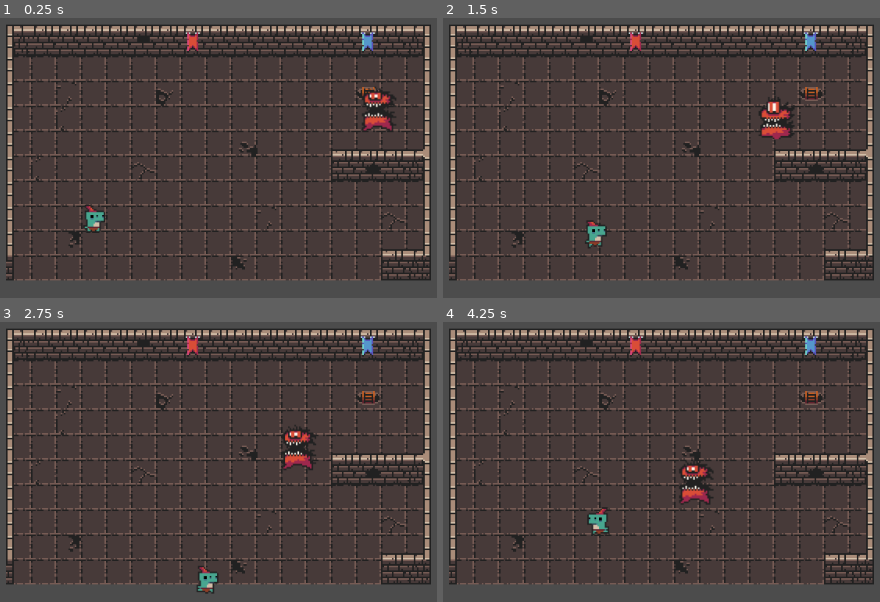
Above: before the commit, frames 1-4 (two rows, left to right).
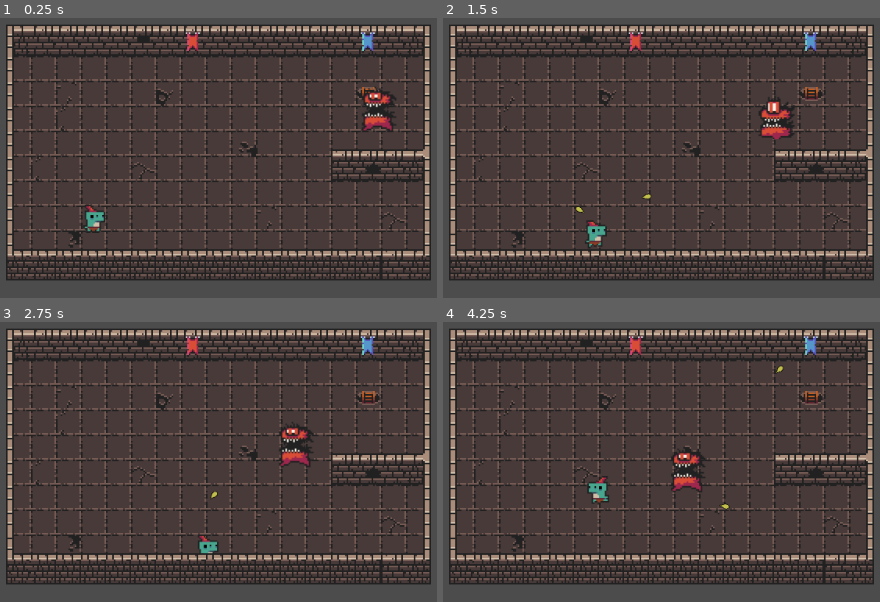
Above: after the commit, the same moments.

Repository: astafford2/Sticky-n-Stoned
Game: Godot game, scene res://src/Testing.tscn
Same seed, same stepped clock (60 frames per second), same inputs: the game is played once before the commit and once after it. Before the commit the project has no main scene; this scene is started directly in both runs.
Inputs (mouse positions are in pixels of both pictures, inside the frame that each line leads up to):
- Up to frame 1 (0.25 s): no input
- Up to frame 2 (1.5 s): move the mouse to (875, 141) at 0.52 s; hold D (move_right) 0.53-1.28 s; click (875, 141) at 0.6 s; move the mouse to (539, 188) at 1.27 s; hold S (move_down) from 1.28 s (still down); click (539, 188) at 1.35 s
- Up to frame 3 (2.75 s): move the mouse to (336, 366) at 2.02 s; release S (move_down) at 2.03 s; hold D (move_right) from 2.03 s (still down); click (336, 366) at 2.1 s
- Up to frame 4 (4.25 s): move the mouse to (657, 562) at 2.77 s; release D (move_right) at 2.78 s; hold W (move_up) 2.78-3.53 s; click (657, 562) at 2.85 s; move the mouse to (outside the picture) at 3.52 s; hold A (move_left) from 3.53 s (still down); click (outside the picture) at 3.6 s

The runs differ from the first frame. In frame 1, 5.6% of the frame differs, in the area x 1-88%, y 76-94%; in frame 2, 5.7%; in frame 3, 6.8%; in frame 4, 7.5%, in the area x 1-88%, y 15-94%.

Commit message:
added basic shooting and glue functionality

Diff:
--- a/project/project.godot
+++ b/project/project.godot
@@ -16,6 +16,7 @@
 [application]
 
 config/name="Sticky & Stoned"
+run/main_scene="res://src/Testing.tscn"
 config/icon="res://icon.png"
 
 [input]
@@ -40,6 +41,16 @@
 "events": [ Object(InputEventKey,"resource_local_to_scene":false,"resource_name":"","device":0,"alt":false,"shift":false,"control":false,"meta":false,"command":false,"pressed":false,"scancode":83,"unicode":0,"echo":false,"script":null)
  ]
 }
+shoot_glue={
+"deadzone": 0.5,
+"events": [ Object(InputEventMouseButton,"resource_local_to_scene":false,"resource_name":"","device":0,"alt":false,"shift":false,"control":false,"meta":false,"command":false,"button_mask":0,"position":Vector2( 0, 0 ),"global_position":Vector2( 0, 0 ),"factor":1.0,"button_index":1,"pressed":false,"doubleclick":false,"script":null)
+ ]
+}
+throw_object={
+"deadzone": 0.5,
+"events": [ Object(InputEventMouseButton,"resource_local_to_scene":false,"resource_name":"","device":0,"alt":false,"shift":false,"control":false,"meta":false,"command":false,"button_mask":0,"position":Vector2( 0, 0 ),"global_position":Vector2( 0, 0 ),"factor":1.0,"button_index":2,"pressed":false,"doubleclick":false,"script":null)
+ ]
+}
 
 [rendering]
 
--- a/project/src/Testing.tscn
+++ b/project/src/Testing.tscn
@@ -27,6 +27,9 @@
 0/shapes = [  ]
 0/z_index = 0
 
+[sub_resource type="ConvexPolygonShape2D" id=2]
+points = PoolVector2Array( 0, 0, 32, 0, 32, 32, 0, 32 )
+
 [sub_resource type="ConvexPolygonShape2D" id=3]
 points = PoolVector2Array( 0, 0, 32, 0, 32, 32, 0, 32 )
 
@@ -52,39 +55,48 @@
 points = PoolVector2Array( 0, 0, 32, 0, 32, 32, 0, 32 )
 
 [sub_resource type="ConvexPolygonShape2D" id=11]
-points = PoolVector2Array( 0, 0, 32, 0, 32, 32, 0, 32 )
+points = PoolVector2Array( 22.9861, 0, 32, 0, 32, 32, 22.9861, 32 )
+
+[sub_resource type="ConvexPolygonShape2D" id=12]
+points = PoolVector2Array( 0, 0, 8.9259, 0, 8.9259, 32, 0, 32 )
+
+[sub_resource type="ConvexPolygonShape2D" id=13]
+points = PoolVector2Array( 0, 0, 9.50461, 0.0323792, 9.50461, 32, 0, 32 )
+
+[sub_resource type="ConvexPolygonShape2D" id=14]
+points = PoolVector2Array( 22.9861, 0, 32, 0, 32, 32, 22.9861, 32 )
+
+[sub_resource type="ConvexPolygonShape2D" id=15]
+points = PoolVector2Array( 0, 0, 32, 0, 32, 32, 0, 32 )
+
+[sub_resource type="ConvexPolygonShape2D" id=16]
+points = PoolVector2Array( 0, 0, 32, 0, 32, 32, 0, 32 )
+
+[sub_resource type="ConvexPolygonShape2D" id=17]
+points = PoolVector2Array( 32, 32, 23.0027, 31.841, 22.6008, 0, 32, 0 )
 
 [sub_resource type="ConvexPolygonShape2D" id=18]
-points = PoolVector2Array( 22.9861, 0, 32, 0, 32, 32, 22.9861, 32 )
+points = PoolVector2Array( 0, 0, 9.18863, 0, 9.59052, 31.841, 0, 32 )
 
 [sub_resource type="ConvexPolygonShape2D" id=19]
-points = PoolVector2Array( 0, 0, 8.9259, 0, 8.9259, 32, 0, 32 )
+points = PoolVector2Array( 0, 0, 32, 0, 32, 32, 0, 32 )
 
 [sub_resource type="ConvexPolygonShape2D" id=20]
-points = PoolVector2Array( 0, 0, 9.50461, 0.0323792, 9.50461, 32, 0, 32 )
+points = PoolVector2Array( 32, 32, 0, 32, 0, 0, 32, 0 )
 
 [sub_resource type="ConvexPolygonShape2D" id=21]
-points = PoolVector2Array( 22.9861, 0, 32, 0, 32, 32, 22.9861, 32 )
-
-[sub_resource type="ConvexPolygonShape2D" id=12]
-points = PoolVector2Array( 0, 0, 32, 0, 32, 32, 0, 32 )
-
-[sub_resource type="ConvexPolygonShape2D" id=13]
-points = PoolVector2Array( 0, 0, 32, 0, 32, 32, 0, 32 )
-
-[sub_resource type="ConvexPolygonShape2D" id=14]
-points = PoolVector2Array( 0, 0, 32, 0, 32, 32, 0, 32 )
-
-[sub_resource type="ConvexPolygonShape2D" id=15]
-points = PoolVector2Array( 0, 0, 32, 0, 32, 32, 0, 32 )
-
-[sub_resource type="ConvexPolygonShape2D" id=16]
-points = PoolVector2Array( 0, 0, 32, 0, 32, 32, 0, 32 )
-
-[sub_resource type="ConvexPolygonShape2D" id=17]
-points = PoolVector2Array( 0, 0, 32, 0, 32, 32, 0, 32 )
-
-[sub_resource type="TileSet" id=2]
+points = PoolVector2Array( 0, 0, 32, 0, 32, 32, 0, 32 )
+
+[sub_resource type="ConvexPolygonShape2D" id=22]
+points = PoolVector2Array( 0, 0, 32, 0, 32, 32, 0, 32 )
+
+[sub_resource type="ConvexPolygonShape2D" id=23]
+points = PoolVector2Array( 32, 32, 23.9566, 32, 23.9566, 0, 32, 0 )
+
+[sub_resource type="ConvexPolygonShape2D" id=24]
+points = PoolVector2Array( 0, 0, 8.83548, 0, 9.23737, 32, 0, 32 )
+
+[sub_resource type="TileSet" id=25]
 0/name = "WallsHorz"
 0/texture = ExtResource( 1 )
 0/tex_offset = Vector2( 0, 0 )
@@ -102,62 +114,62 @@
 0/navigation_offset = Vector2( 0, 0 )
 0/shape_offset = Vector2( 0, 0 )
 0/shape_transform = Transform2D( 1, 0, 0, 1, 0, 0 )
-0/shape = SubResource( 3 )
+0/shape = SubResource( 2 )
 0/shape_one_way = false
 0/shape_one_way_margin = 1.0
 0/shapes = [ {
 "autotile_coord": Vector2( 0, 1 ),
 "one_way": false,
 "one_way_margin": 1.0,
+"shape": SubResource( 2 ),
+"shape_transform": Transform2D( 1, 0, 0, 1, 0, 0 )
+}, {
+"autotile_coord": Vector2( 1, 1 ),
+"one_way": false,
+"one_way_margin": 1.0,
 "shape": SubResource( 3 ),
 "shape_transform": Transform2D( 1, 0, 0, 1, 0, 0 )
 }, {
-"autotile_coord": Vector2( 1, 1 ),
+"autotile_coord": Vector2( 2, 1 ),
 "one_way": false,
 "one_way_margin": 1.0,
 "shape": SubResource( 4 ),
 "shape_transform": Transform2D( 1, 0, 0, 1, 0, 0 )
 }, {
-"autotile_coord": Vector2( 2, 1 ),
+"autotile_coord": Vector2( 2, 2 ),
 "one_way": false,
 "one_way_margin": 1.0,
 "shape": SubResource( 5 ),
 "shape_transform": Transform2D( 1, 0, 0, 1, 0, 0 )
 }, {
-"autotile_coord": Vector2( 2, 2 ),
+"autotile_coord": Vector2( 1, 2 ),
 "one_way": false,
 "one_way_margin": 1.0,
 "shape": SubResource( 6 ),
 "shape_transform": Transform2D( 1, 0, 0, 1, 0, 0 )
 }, {
-"autotile_coord": Vector2( 1, 2 ),
+"autotile_coord": Vector2( 0, 2 ),
 "one_way": false,
 "one_way_margin": 1.0,
 "shape": SubResource( 7 ),
 "shape_transform": Transform2D( 1, 0, 0, 1, 0, 0 )
 }, {
-"autotile_coord": Vector2( 0, 2 ),
+"autotile_coord": Vector2( 0, 3 ),
 "one_way": false,
 "one_way_margin": 1.0,
 "shape": SubResource( 8 ),
 "shape_transform": Transform2D( 1, 0, 0, 1, 0, 0 )
 }, {
-"autotile_coord": Vector2( 0, 3 ),
+"autotile_coord": Vector2( 1, 3 ),
 "one_way": false,
 "one_way_margin": 1.0,
 "shape": SubResource( 9 ),
 "shape_transform": Transform2D( 1, 0, 0, 1, 0, 0 )
 }, {
-"autotile_coord": Vector2( 1, 3 ),
+"autotile_coord": Vector2( 2, 3 ),
 "one_way": false,
 "one_way_margin": 1.0,
 "shape": SubResource( 10 ),
-"shape_transform": Transform2D( 1, 0, 0, 1, 0, 0 )
-}, {
-"autotile_coord": Vector2( 2, 3 ),
-"one_way": false,
-"one_way_margin": 1.0,
-"shape": SubResource( 11 ),
 "shape_transform": Transform2D( 1, 0, 0, 1, 0, 0 )
 } ]
 0/z_index = 0
@@ -224,32 +236,44 @@
 2/navigation_offset = Vector2( 0, 0 )
 2/shape_offset = Vector2( 0, 0 )
 2/shape_transform = Transform2D( 1, 0, 0, 1, 0, 0 )
-2/shape = SubResource( 12 )
+2/shape = SubResource( 15 )
 2/shape_one_way = false
 2/shape_one_way_margin = 1.0
 2/shapes = [ {
+"autotile_coord": Vector2( 0, 3 ),
+"one_way": false,
+"one_way_margin": 1.0,
+"shape": SubResource( 15 ),
+"shape_transform": Transform2D( 1, 0, 0, 1, 0, 0 )
+}, {
+"autotile_coord": Vector2( 1, 3 ),
+"one_way": false,
+"one_way_margin": 1.0,
+"shape": SubResource( 16 ),
+"shape_transform": Transform2D( 1, 0, 0, 1, 0, 0 )
+}, {
+"autotile_coord": Vector2( 1, 2 ),
+"one_way": false,
+"one_way_margin": 1.0,
+"shape": SubResource( 17 ),
+"shape_transform": Transform2D( 1, 0, 0, 1, 0, 0 )
+}, {
+"autotile_coord": Vector2( 0, 2 ),
+"one_way": false,
+"one_way_margin": 1.0,
+"shape": SubResource( 18 ),
+"shape_transform": Transform2D( 1, 0, 0, 1, 0, 0 )
+}, {
 "autotile_coord": Vector2( 0, 1 ),
 "one_way": false,
 "one_way_margin": 1.0,
-"shape": SubResource( 12 ),
+"shape": SubResource( 19 ),
 "shape_transform": Transform2D( 1, 0, 0, 1, 0, 0 )
 }, {
 "autotile_coord": Vector2( 1, 1 ),
 "one_way": false,
 "one_way_margin": 1.0,
-"shape": SubResource( 13 ),
-"shape_transform": Transform2D( 1, 0, 0, 1, 0, 0 )
-}, {
-"autotile_coord": Vector2( 0, 3 ),
-"one_way": false,
-"one_way_margin": 1.0,
-"shape": SubResource( 14 ),
-"shape_transform": Transform2D( 1, 0, 0, 1, 0, 0 )
-}, {
-"autotile_coord": Vector2( 1, 3 ),
-"one_way": false,
-"one_way_margin": 1.0,
-"shape": SubResource( 15 ),
+"shape": SubResource( 20 ),
 "shape_transform": Transform2D( 1, 0, 0, 1, 0, 0 )
 } ]
 2/z_index = 0
@@ -270,20 +294,32 @@
 3/navigation_offset = Vector2( 0, 0 )
 3/shape_offset = Vector2( 0, 0 )
 3/shape_transform = Transform2D( 1, 0, 0, 1, 0, 0 )
-3/shape = SubResource( 16 )
+3/shape = SubResource( 21 )
 3/shape_one_way = false
 3/shape_one_way_margin = 1.0
 3/shapes = [ {
 "autotile_coord": Vector2( 0, 1 ),
 "one_way": false,
 "one_way_margin": 1.0,
-"shape": SubResource( 16 ),
+"shape": SubResource( 21 ),
 "shape_transform": Transform2D( 1, 0, 0, 1, 0, 0 )
 }, {
 "autotile_coord": Vector2( 1, 1 ),
 "one_way": false,
 "one_way_margin": 1.0,
-"shape": SubResource( 17 ),
+"shape": SubResource( 22 ),
+"shape_transform": Transform2D( 1, 0, 0, 1, 0, 0 )
+}, {
+"autotile_coord": Vector2( 0, 0 ),
+"one_way": false,
+"one_way_margin": 1.0,
+"shape": SubResource( 23 ),
+"shape_transform": Transform2D( 1, 0, 0, 1, 0, 0 )
+}, {
+"autotile_coord": Vector2( 1, 0 ),
+"one_way": false,
+"one_way_margin": 1.0,
+"shape": SubResource( 24 ),
 "shape_transform": Transform2D( 1, 0, 0, 1, 0, 0 )
 } ]
 3/z_index = 0
@@ -304,8 +340,7 @@
 
 [node name="Walls" type="TileMap" parent="."]
 position = Vector2( 3.05176e-05, 3.05176e-05 )
-scale = Vector2( 1, 1 )
-tile_set = SubResource( 2 )
+tile_set = SubResource( 25 )
 cell_size = Vector2( 32, 32 )
 format = 1
-tile_data = PoolIntArray( 196614, 2, 0, 196615, 0, 1, 196616 …(826 unchanged characters)… 02, 1, 65537, 720918, 1, 65536, 786438, 1, 65537, 786453, 0, 0, 786454, 2, 131073, 851974, 1, 131073, 851989, 0, 65536, 851990, 2, 196609 )
+tile_data = PoolIntArray( 196614, 2, 0, 196615, 0, 1, 196616 …(826 unchanged characters)… 02, 1, 65537, 720918, 1, 65536, 786438, 2, 131072, 786439, 2, 0, 786440, 2, 0, 786441, 2, 0, 786442, 2, 0, 786443, 2, 0, 786444, 2, 0, 786445, 2, 0, 786446, 2, 0, 786447, 2, 0, 786448, 2, 0, 786449, 2, 0, 786450, 2, 0, 786451, 2, 0, 786452, 2, 0, 786453, 0, 0, 786454, 2, 131073, 851974, 2, 196608, 851975, 2, 196609, 851976, 2, 196609, 851977, 2, 196609, 851978, 2, 196609, 851979, 2, 196609, 851980, 2, 196609, 851981, 2, 196609, 851982, 2, 196609, 851983, 2, 196609, 851984, 2, 196609, 851985, 2, 196609, 851986, 2, 196609, 851987, 2, 196609, 851988, 2, 196609, 851989, 0, 65536, 851990, 2, 196609 )
--- a/project/src/characters/BigDemon.gd
+++ b/project/src/characters/BigDemon.gd
@@ -1,7 +1,9 @@
 extends KinematicBody2D
 
+export (PackedScene) var GlueSpatter
 
-const RUN_SPEED := 50
+var RUN_SPEED := 50
+var glued = false
 
 var velocity := Vector2()
 var player = null
@@ -26,6 +28,17 @@
 		velocity = position.direction_to(player.position) * RUN_SPEED
 	velocity = move_and_slide(velocity, Vector2.ZERO)
 
+func glue(amount, time):
+	if !glued:
+		glued = true
+		var spatter = GlueSpatter.instance()
+		owner.add_child(spatter)
+		spatter.transform = $BDShape.global_transform
+		RUN_SPEED = RUN_SPEED-amount
+		yield(get_tree().create_timer(time), "timeout")
+		spatter.queue_free()
+		RUN_SPEED = RUN_SPEED+amount
+		glued=false
 
 func _on_DetectRadius_body_entered(body):
 	player = body
--- a/project/src/characters/BigDemon.tscn
+++ b/project/src/characters/BigDemon.tscn
@@ -9,6 +9,7 @@
 [ext_resource path="res://assets/characters/big_demon/big_demon_idle_anim_f2.png" type="Texture" id=7]
 [ext_resource path="res://assets/characters/big_demon/big_demon_idle_anim_f3.png" type="Texture" id=8]
 [ext_resource path="res://src/characters/BigDemon.gd" type="Script" id=9]
+[ext_resource path="res://src/projectiles/GlueSpatter.tscn" type="PackedScene" id=10]
 
 [sub_resource type="SpriteFrames" id=1]
 animations = [ {
@@ -30,8 +31,11 @@
 [sub_resource type="CircleShape2D" id=3]
 radius = 306.918
 
-[node name="BigDemon" type="KinematicBody2D"]
+[node name="BigDemon" type="KinematicBody2D" groups=[
+"glueable",
+]]
 script = ExtResource( 9 )
+GlueSpatter = ExtResource( 10 )
 
 [node name="BDSprite" type="AnimatedSprite" parent="."]
 frames = SubResource( 1 )
--- a/project/src/characters/Player.gd
+++ b/project/src/characters/Player.gd
@@ -1,5 +1,6 @@
 extends KinematicBody2D
 
+export (PackedScene) var GlueBullet
 
 const run_speed := 100
 
@@ -12,7 +13,8 @@
 	pass
 
 
-func _physics_process(delta):
+func _physics_process(_delta):
+	$Muzzel.look_at(get_global_mouse_position())
 	if Input.is_action_pressed("move_up"):
 		velocity.y = -run_speed
 	elif Input.is_action_pressed("move_down"):
@@ -27,8 +29,14 @@
 		velocity.x = -run_speed
 	else:
 		velocity.x = 0
-
+	if Input.is_action_just_pressed("shoot_glue"):
+		shoot()
 	player_sprite.animation = "run" if velocity != Vector2.ZERO else "idle"
 
 	player_sprite.play()
 	velocity = move_and_slide(velocity, Vector2.ZERO)
+
+func shoot():
+	var b = GlueBullet.instance()
+	owner.add_child(b)
+	b.transform = $Muzzel.global_transform
--- a/project/src/characters/Player.tscn
+++ b/project/src/characters/Player.tscn
@@ -10,8 +10,9 @@
 [ext_resource path="res://assets/characters/lizard_f/lizard_f_run_anim_f2.png" type="Texture" id=8]
 [ext_resource path="res://assets/characters/lizard_f/lizard_f_idle_anim_f0.png" type="Texture" id=9]
 [ext_resource path="res://assets/characters/lizard_f/lizard_f_idle_anim_f1.png" type="Texture" id=10]
+[ext_resource path="res://src/projectiles/GlueBullet.tscn" type="PackedScene" id=11]
 
-[sub_resource type="SpriteFrames" id=11]
+[sub_resource type="SpriteFrames" id=1]
 animations = [ {
 "frames": [ ExtResource( 9 ), ExtResource( 10 ), ExtResource( 1 ), ExtResource( 7 ) ],
 "loop": true,
@@ -29,19 +30,23 @@
 "speed": 5.0
 } ]
 
-[sub_resource type="CapsuleShape2D" id=1]
+[sub_resource type="CapsuleShape2D" id=2]
 radius = 18.405
 height = 8.68834
 
 [node name="Player" type="KinematicBody2D"]
 scale = Vector2( 0.75, 0.75 )
 script = ExtResource( 2 )
+GlueBullet = ExtResource( 11 )
 
 [node name="PlayerSprite" type="AnimatedSprite" parent="."]
 scale = Vector2( 1.25, 1.25 )
-frames = SubResource( 11 )
+frames = SubResource( 1 )
 animation = "hit"
 
 [node name="PlayerShape" type="CollisionShape2D" parent="."]
-position = Vector2( 0.280609, 3.92863 )
-shape = SubResource( 1 )
+position = Vector2( 0.0706227, 4.76858 )
+shape = SubResource( 2 )
+
+[node name="Muzzel" type="Position2D" parent="."]
+position = Vector2( -0.396434, 9.2655 )
--- /dev/null
+++ b/project/src/projectiles/GlueBullet.gd
@@ -0,0 +1,19 @@
+extends Area2D
+
+export var speed = 200
+
+# Called when the node enters the scene tree for the first time.
+func _physics_process(delta):
+	position += transform.x *speed * delta
+
+func _on_GlueBullet_body_entered(body):
+	if !body.has_method("shoot"):
+		queue_free()
+	if body.is_in_group("glueable"):
+		body.glue(45, 5)
+		queue_free()
+
+
+# Called every frame. 'delta' is the elapsed time since the previous frame.
+#func _process(delta):
+#	pass
--- /dev/null
+++ b/project/src/projectiles/GlueBullet.tscn
@@ -0,0 +1,20 @@
+[gd_scene load_steps=4 format=2]
+
+[ext_resource path="res://assets/projectiles/shot.png" type="Texture" id=1]
+[ext_resource path="res://src/projectiles/GlueBullet.gd" type="Script" id=2]
+
+[sub_resource type="RectangleShape2D" id=1]
+extents = Vector2( 4.45875, 8.34446 )
+
+[node name="GlueBullet" type="Area2D"]
+script = ExtResource( 2 )
+
+[node name="shot" type="Sprite" parent="."]
+position = Vector2( 10.8004, 4.81168 )
+texture = ExtResource( 1 )
+
+[node name="CollisionShape2D" type="CollisionShape2D" parent="."]
+position = Vector2( 9.01016, 5.1725 )
+rotation = 1.5708
+shape = SubResource( 1 )
+[connection signal="body_entered" from="." to="." method="_on_GlueBullet_body_entered"]
--- /dev/null
+++ b/project/src/projectiles/GlueSpatter.gd
@@ -0,0 +1,7 @@
+extends Area2D
+
+func _ready():
+	pass
+
+func _physics_process(delta):
+	position += transform.x * delta
--- /dev/null
+++ b/project/src/projectiles/GlueSpatter.tscn
@@ -0,0 +1,18 @@
+[gd_scene load_steps=4 format=2]
+
+[ext_resource path="res://src/projectiles/GlueSpatter.gd" type="Script" id=1]
+[ext_resource path="res://assets/projectiles/Stuck.png" type="Texture" id=2]
+
+[sub_resource type="CircleShape2D" id=1]
+radius = 16.5918
+
+[node name="Node2D" type="Area2D"]
+script = ExtResource( 1 )
+
+[node name="Stuck" type="Sprite" parent="."]
+position = Vector2( 0.00171471, -0.0463381 )
+texture = ExtResource( 2 )
+
+[node name="CollisionShape2D" type="CollisionShape2D" parent="."]
+position = Vector2( -0.176777, 6.71752 )
+shape = SubResource( 1 )
Binary file added: project/assets/projectiles/Rock.png
Not shown, added: project/assets/projectiles/Rock.png.import
Binary file added: project/assets/projectiles/Stuck.png
Not shown, added: project/assets/projectiles/Stuck.png.import
Binary file added: project/assets/projectiles/shot.png
Not shown, added: project/assets/projectiles/shot.png.import
Not shown: 2 places in project/src/Testing.tscn that only renumber resources
Not shown: 1 places in project/src/characters/BigDemon.tscn that only renumber resources
Not shown: 1 places in project/src/characters/Player.tscn that only renumber resources
